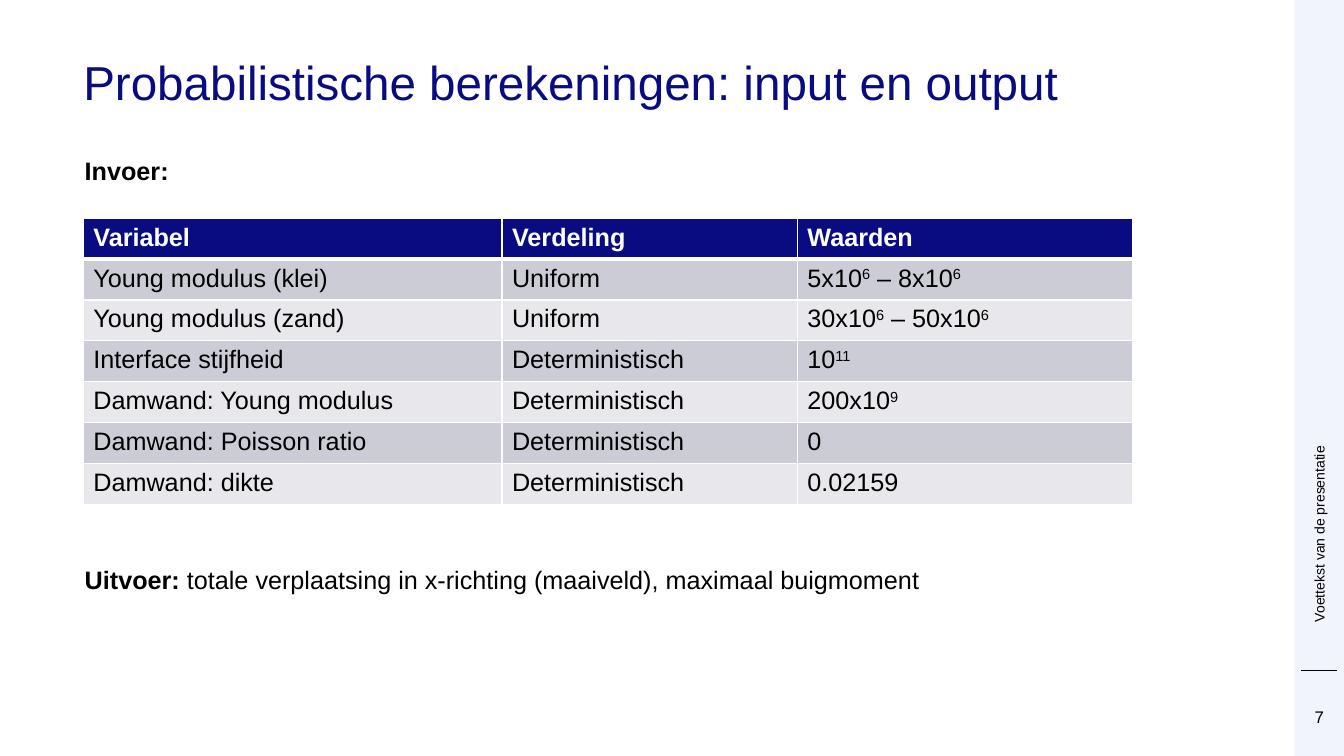
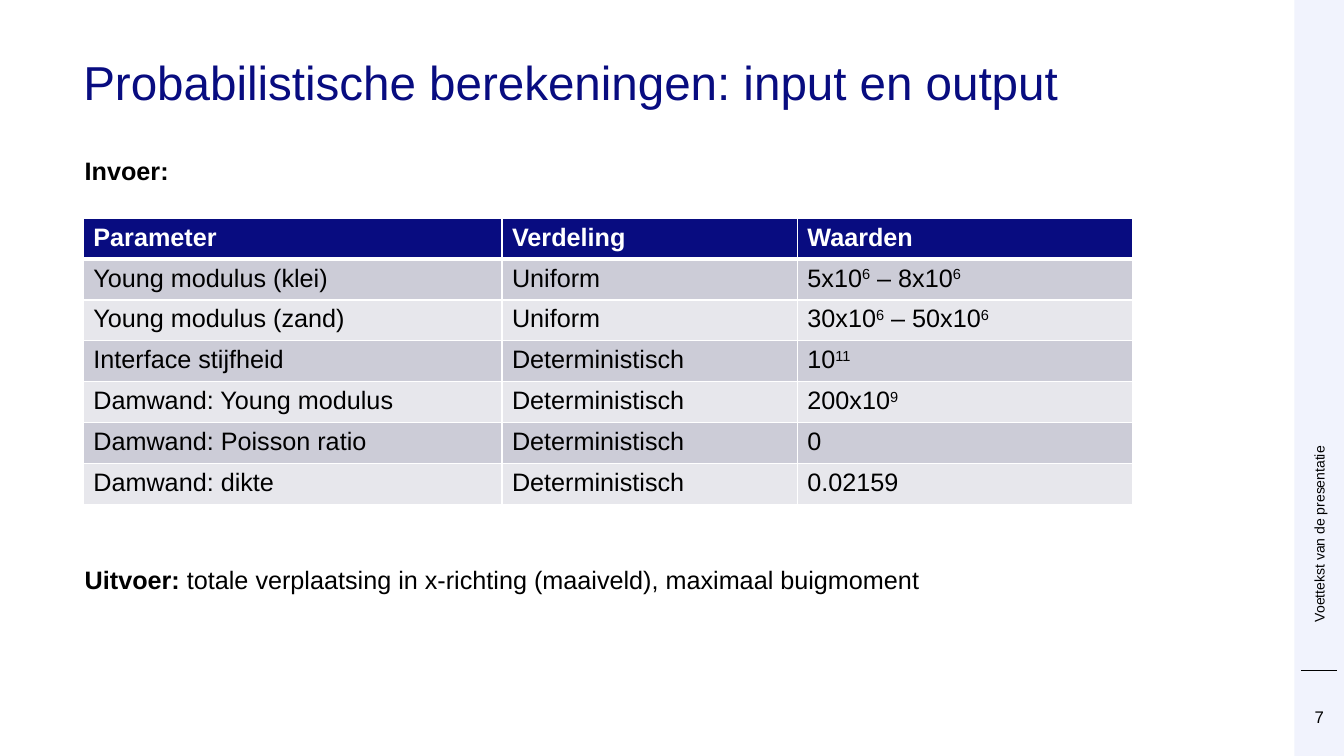
Before and after one commit to Deltares/ProbabilisticLibrary, a slide deck: slide 7 of sources/Deltares.Probabilistic.PWrapper.Examples/kratos/Prob Kratos DSD.pptx. Drawn at 1344x756 pixels with LibreOffice and Linux fonts; fonts in the diff are those of the drawing; background and template pictures are left out. Boxes give left, top, right and bottom in pixels: in the first picture for what was removed or moved away, otherwise in the second. Text is boxed around its words. In the diff, an @@ line names an element or a change of style, - is before the commit and + after.

```diff
--- a/sources/Deltares.Probabilistic.PWrapper.Examples/kratos/Prob Kratos DSD.pptx
+++ b/sources/Deltares.Probabilistic.PWrapper.Examples/kratos/Prob Kratos DSD.pptx
@@ table at [84, 219, 1133, 505] @@
-row 1, column 1: Variabel
+row 1, column 1: Parameter
```
Also in this commit, not shown: 15 other slides changed, 3 slides added.
